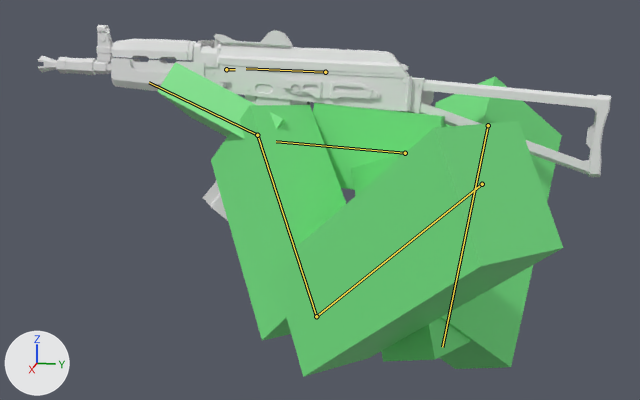
The FBX model Assets/Animations/AK_Fps.fbx: old version first, new version second.
Before and after are seen from a 50 mm camera at (1.082, 0.018, 1.595) aimed at (-0.012, -0.201, 1.322). Arrows for +X, +Y and +Z are at lower left; the lights stay in place. Both versions are drawn at frame 3 of the action 'metarig|AK_Fire'; the numbers are the values there. The bones that change are drawn over the model as lines.

Objects in the first picture: 'Cube.008', 'arms'.
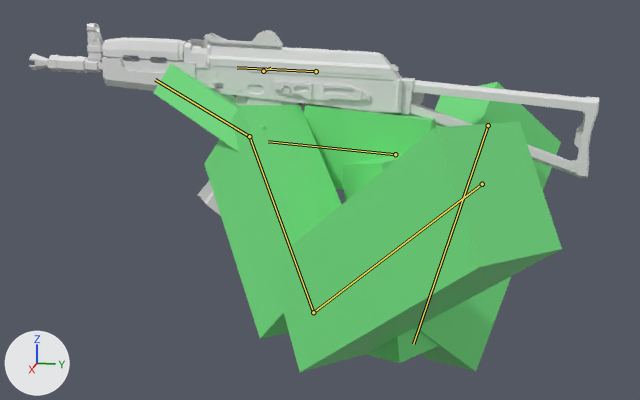
The change in detail:
Bone 'upper_arm.L' (bone_upper_arm_l) turns from (58, 51, -80) to (60, 50, -79) degrees about its own x, y and z.
Bone 'forearm.L' (bone_forearm_l) turns from (76, 5, -6) to (72, 4, -6) degrees about its own x, y and z.
Bone 'hand.L' (bone_hand_l) turns from (-30, -37, 51) to (-37, -51, 52) degrees about its own x, y and z.
Bone 'upper_arm.R' (bone_upper_arm_r) turns from (5, -54, 124) to (19, -53, 106) degrees about its own x, y and z.
Bone 'hand.R' (bone_hand_r) turns from (73, 128, 5) to (78, 132, 5) degrees about its own x, y and z.
Bone 'Bone' (bone_bone) moves from (-0.092, -0.325, 0.073) to (-0.092, -0.312, 0.073).
Bone 'Bone' (bone_bone) turns from (-2, 5, 0) to (-2, -1, 0) degrees about its own x, y and z.
Bone 'Bone.002' (bone_bone_002) moves from (0.0, 0.0, 0.0) to (0.0, 0.0, 0.066).

Pixel boxes (x1, y1, x2, y2) of what changed, in the pictures (640 x 400 px):
'arms', posed: before (157, 62, 563, 377); after (154, 64, 562, 372)
'Cube.008', posed: before (38, 25, 611, 221); after (29, 23, 599, 216)
bone 'upper_arm.L', root to tip: before (482, 184) to (316, 316); after (482, 184) to (313, 312)
bone 'forearm.L', root to tip: before (316, 316) to (257, 135); after (313, 312) to (249, 136)
bone 'hand.L', root to tip: before (257, 135) to (149, 82); after (249, 136) to (155, 79)
bone 'upper_arm.R', root to tip: before (488, 125) to (442, 347); after (488, 125) to (413, 344)
bone 'hand.R', root to tip: before (405, 153) to (276, 141); after (395, 154) to (268, 141)
bone 'Bone', root to tip: before (325, 72) to (246, 68); after (316, 71) to (237, 67)
bone 'Bone.002', root to tip: before (226, 69) to (235, 69); after (263, 71) to (271, 68)
